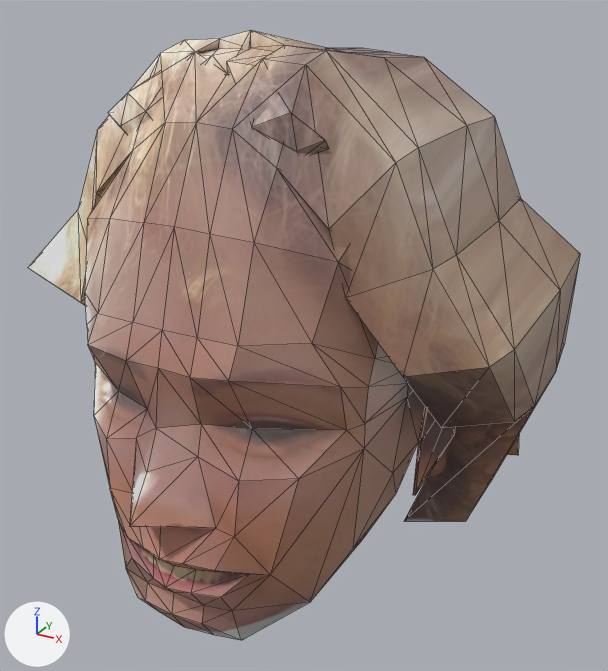
The glTF model public/models/nicole.glb: old version first, new version second.
Rendered twice from a 50 mm lens placed at (1.64, -3.05, 1.44), pointed at (0.03, -0.13, -0.03). The lights are fixed; the arrows at lower left show +X, +Y and +Z. Mesh edges are drawn as thin lines. Vertices at the same position are counted once.

Names of what the first picture shows: 'Nicole'.
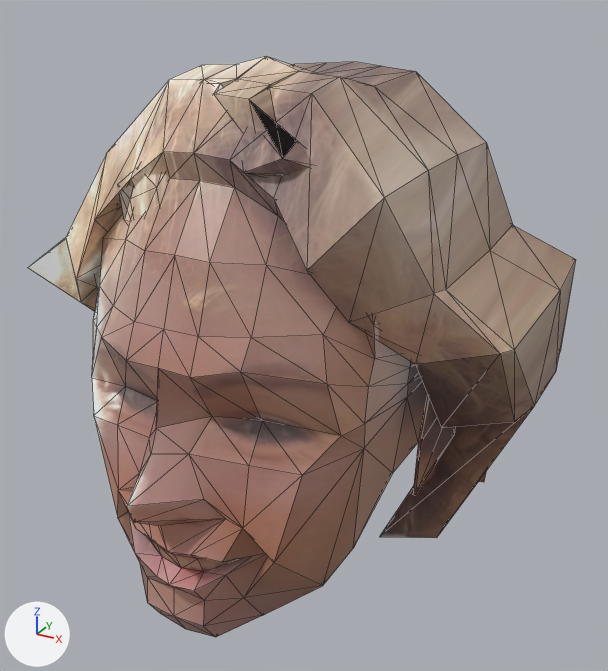
Patch to the scene script:
```diff
--- a/public/models/nicole.glb.py
+++ b/public/models/nicole.glb.py
@@ me_cube_001 @@
 # used by ob_nicole; location = (0.0, -0.114, 0.0)
-me_cube_001.from_pydata(...)  # 441 vertices, 880 faces; spans x -1.03..1.03, y -1.17..1.25, z -1.0..1.23
+me_cube_001.from_pydata(...)  # 475 vertices, 948 faces; spans x -1.03..1.03, y -1.17..1.08, z -0.95..1.14
+# me_cube_001 part 1: 299 vertices moved from x -1.0..1.0, y -1.07..1.25, z -1.0..1.23 to x -1.0..1.0, y -1.03..1.08, z -0.95..1.14; 10 vertices removed from x -0.24..0.34, y -1.17..0.71, z -0.56..0.66; 44 vertices added at x -0.66..0.66, y -1.17..0.63, z -0.6..0.87
+# me_cube_001 part 2: 26 kept faces spanning x -0.61..0.56, y -1.01..-0.61, z -0.95..0.24 get new texture (UV) coordinates
 me_cube_001.materials.append(mat_material_007)
```

Pixel boxes (x1, y1, x2, y2) of what changed, in the pictures (608 x 671 px; the box of a moved part takes in the faces that stretch with it):
'Nicole', reshaped: before (28, 30, 580, 641); after (28, 56, 576, 637)
part 1 of me_cube_001, moved or reshaped: before (28, 30, 580, 640); after (28, 56, 576, 637)
part 2 of me_cube_001, surface changed: before (88, 345, 347, 641); after (92, 328, 341, 637)
